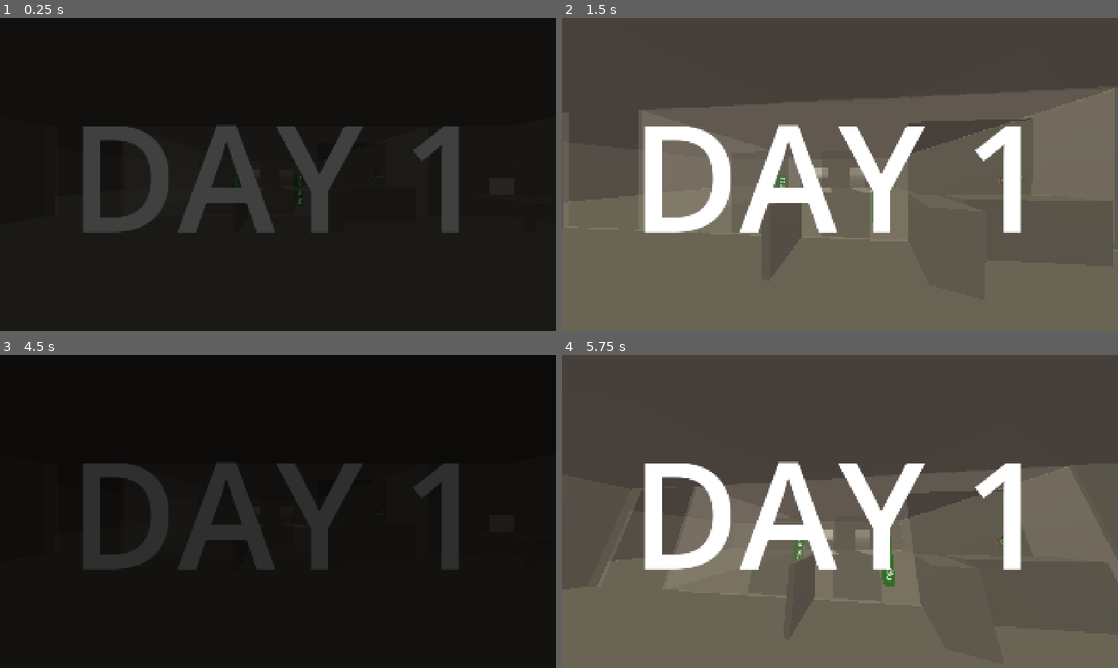
Above: before the commit, frames 1-4 (two rows, left to right).
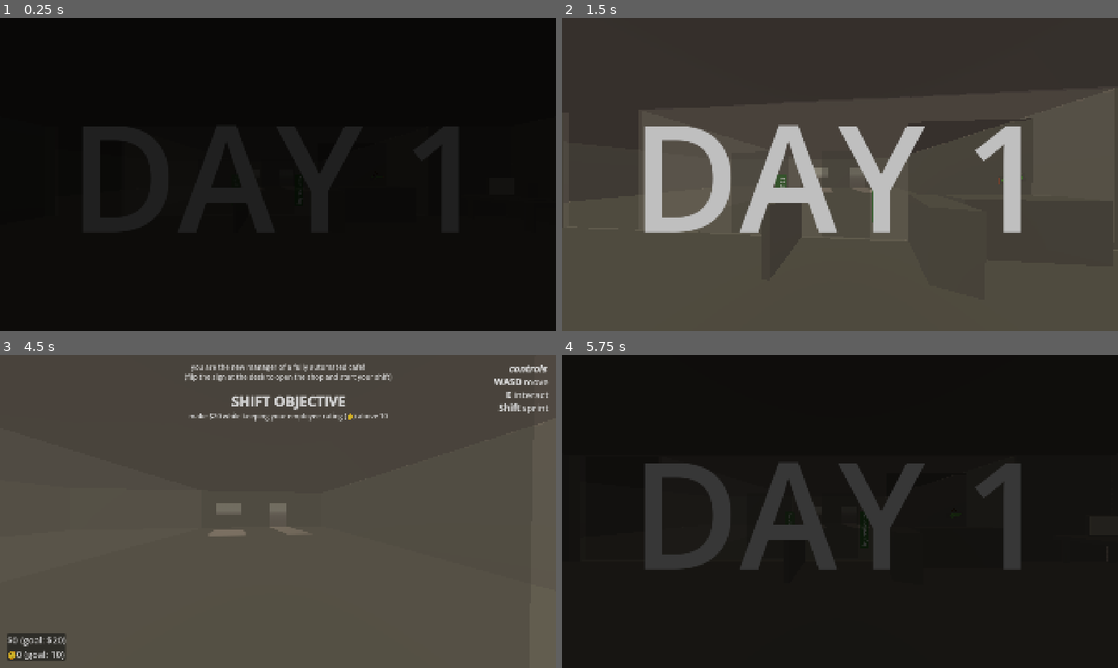
Above: after the commit, the same moments.

Repository: Sunday-Studio-Team/cafe
Game: Godot game, scene res://scene_switcher.tscn
The game is run twice, just before and just after one commit, with the same random seed, the same clock (stepped at 60 frames per second) and the same inputs. Before the commit the project starts from res://main.tscn. The engine's default icon, where the game draws it, is replaced by a stand-in: a white triangle on a blue panel in a dark square.
Inputs (mouse positions are in pixels of both pictures, inside the frame that each line leads up to):
- Up to frame 1 (0.25 s): no input
- Up to frame 2 (1.5 s): move the mouse to (867, 174) at 0.52 s; hold E (interact) 0.53-1.28 s; hold W (move_forward) from 0.53 s (still down); move the mouse to (812, 174) at 1.27 s; tap Shift (sprint) at 1.35 s
- Up to frame 3 (4.5 s): move the mouse to (289, 505) at 2.02 s; tap I at 2.1 s; move the mouse to (272, 517) at 2.77 s; tap E (interact) at 2.85 s; tap Enter at 3.5 s; move the mouse to (316, 514) at 3.52 s; hold Shift (sprint) 3.53-4.25 s; tap Escape (pause) at 4.15 s; release W (move_forward) at 4.25 s; click "restart" at 4.25 s
- Up to frame 4 (5.75 s): move the mouse to (795, 508) at 5.02 s; hold W (move_forward) from 5.03 s (still down); tap I at 5.1 s

The runs differ from the first frame. In frame 1, 7.8% of the frame differs, in the area x 15-83%, y 34-69%; in frame 2, 48%; in frame 3, 100%, in the area x 0-100%, y 0-100%; in frame 4, 100%.

Commit message:
add smooth scene switching

Diff:
--- a/godot/autoloads/events.gd
+++ b/godot/autoloads/events.gd
@@ -1,6 +1,8 @@
 extends Node
 
 @warning_ignore_start("unused_signal")
+# for scene switcher
+signal main_scene_loaded
 signal shift_started
 signal customer_entered
 # NOTE: sorry for all these weird signals that pass the customer
--- a/godot/main.gd
+++ b/godot/main.gd
@@ -106,7 +106,7 @@
 	if Global.day == Global.final_day + 1:
 		get_tree().quit()
 	else:
-		get_tree().call_deferred("reload_current_scene")
+		Events.main_scene_loaded.emit()
 
 
 func _on_customer_approached_machine(customer: Customer) -> void:
--- a/godot/project.godot
+++ b/godot/project.godot
@@ -12,7 +12,7 @@
 
 config/name="cafe"
 config/tags=PackedStringArray("sundaystudios")
-run/main_scene="uid://nm85k5woe7rt"
+run/main_scene="uid://dlalp4lnows75"
 config/features=PackedStringArray("4.6", "Forward Plus")
 config/icon="res://icon.svg"
 
--- /dev/null
+++ b/godot/scene_switcher.gd
@@ -0,0 +1,29 @@
+extends Node
+
+const LOADING_FADE_IN_TIME := 1.0
+const LOADING_FADE_OUT_TIME := 2.0
+
+@export var loading_screen: ColorRect
+@export var main_scene: PackedScene
+
+var current_scene: Node = null
+var loading_tween: Tween
+
+
+func _ready() -> void:
+	load_scene(main_scene)
+	Events.main_scene_loaded.connect(func(): load_scene(main_scene))
+
+
+func load_scene(scene: PackedScene) -> void:
+	if current_scene:
+		loading_tween = create_tween()
+		loading_tween.tween_property(loading_screen, "modulate:a", 1, LOADING_FADE_IN_TIME).from(0)
+		await loading_tween.finished
+		current_scene.queue_free()
+		await current_scene.tree_exited
+	current_scene = scene.instantiate()
+	add_child(current_scene)
+	#await current_scene.ready
+	loading_tween = create_tween()
+	loading_tween.tween_property(loading_screen, "modulate:a", 0, LOADING_FADE_OUT_TIME).from(1)
--- /dev/null
+++ b/godot/scene_switcher.tscn
@@ -0,0 +1,21 @@
+[gd_scene format=3 uid="uid://dlalp4lnows75"]
+
+[ext_resource type="Script" uid="uid://n55nnhtk0i80" path="res://scene_switcher.gd" id="1_6uhv1"]
+[ext_resource type="PackedScene" uid="uid://nm85k5woe7rt" path="res://main.tscn" id="2_myf8j"]
+
+[node name="SceneSwitcher" type="Node" unique_id=850990215 node_paths=PackedStringArray("loading_screen")]
+script = ExtResource("1_6uhv1")
+loading_screen = NodePath("LoadingCanvas/LoadingScreen")
+main_scene = ExtResource("2_myf8j")
+
+[node name="LoadingCanvas" type="CanvasLayer" parent="." unique_id=520928004]
+layer = 10
+
+[node name="LoadingScreen" type="ColorRect" parent="LoadingCanvas" unique_id=1915811073]
+anchors_preset = 15
+anchor_right = 1.0
+anchor_bottom = 1.0
+grow_horizontal = 2
+grow_vertical = 2
+mouse_filter = 2
+color = Color(0, 0, 0, 1)
--- a/godot/ui/end_screen.gd
+++ b/godot/ui/end_screen.gd
@@ -1,6 +1,5 @@
 extends CanvasLayer
 
-@export var loading_screen: ColorRect
 @export var background: ColorRect
 @export var times_up: RichTextLabel
 @export var shift_cleared: RichTextLabel
@@ -17,12 +16,6 @@
 
 func _ready() -> void:
 	Events.time_up.connect(_on_time_up)
-
-	show()
-	background.hide()
-	var t := create_tween().tween_property(loading_screen, "color:a", 0, 1).from(1)
-	await t.finished
-	hide()
 
 
 func _on_time_up() -> void:
@@ -71,7 +64,4 @@
 
 	await get_tree().create_timer(4).timeout
 
-	var t := create_tween().tween_property(loading_screen, "color:a", 1, 0.5).from(0)
-	await t.finished
-
 	Events.end_screen_finished.emit()
--- a/godot/ui/end_screen.tscn
+++ b/godot/ui/end_screen.tscn
@@ -7,10 +7,9 @@
 [sub_resource type="Theme" id="Theme_70k24"]
 default_font_size = 128
 
-[node name="EndScreen" type="CanvasLayer" unique_id=1100370049 node_paths=PackedStringArray("loading_screen", "background", "times_up", "shift_cleared", "shift_failed", "win_shift_sound", "lose_shift_sound", "money_calculation_screen", "profit", "boss_cut", "banked_today", "bank_total")]
+[node name="EndScreen" type="CanvasLayer" unique_id=1100370049 node_paths=PackedStringArray("background", "times_up", "shift_cleared", "shift_failed", "win_shift_sound", "lose_shift_sound", "money_calculation_screen", "profit", "boss_cut", "banked_today", "bank_total")]
 process_mode = 3
 script = ExtResource("1_70k24")
-loading_screen = NodePath("LoadingScreen")
 background = NodePath("Background")
 times_up = NodePath("MarginContainer/TimesUp")
 shift_cleared = NodePath("MarginContainer/ShiftCleared")
@@ -117,16 +116,6 @@
 horizontal_alignment = 1
 vertical_alignment = 1
 
-[node name="LoadingScreen" type="ColorRect" parent="." unique_id=120974746]
-anchors_preset = 15
-anchor_right = 1.0
-anchor_bottom = 1.0
-grow_horizontal = 2
-grow_vertical = 2
-mouse_filter = 2
-mouse_behavior_recursive = 1
-color = Color(0, 0, 0, 0)
-
 [node name="WinShiftSound" type="AudioStreamPlayer" parent="." unique_id=1550327974]
 stream = ExtResource("2_7ibj4")
 volume_db = -10.0
--- a/godot/ui/pause_menu.gd
+++ b/godot/ui/pause_menu.gd
@@ -13,7 +13,7 @@
 			visible = false
 			get_tree().paused = false
 			Global.day = 1
-			get_tree().call_deferred("reload_current_scene")
+			Events.main_scene_loaded.emit()
 	)
 	Events.time_up.connect(
 		func():
Not shown, added: godot/scene_switcher.gd.uid
